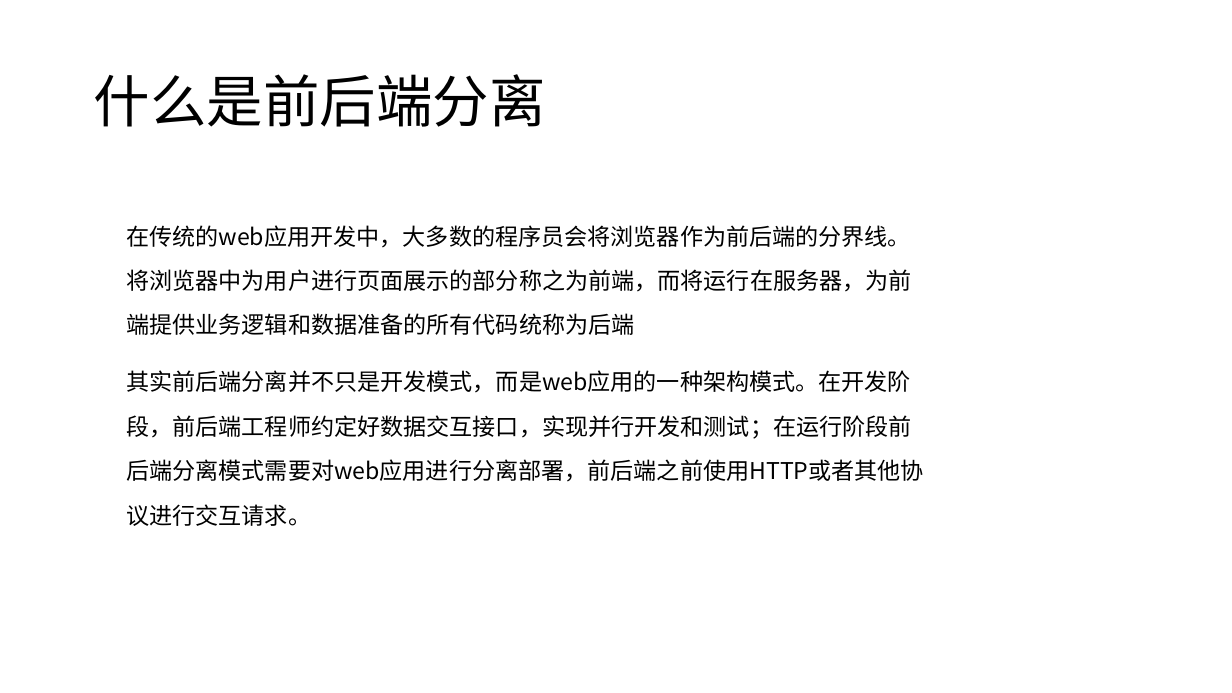
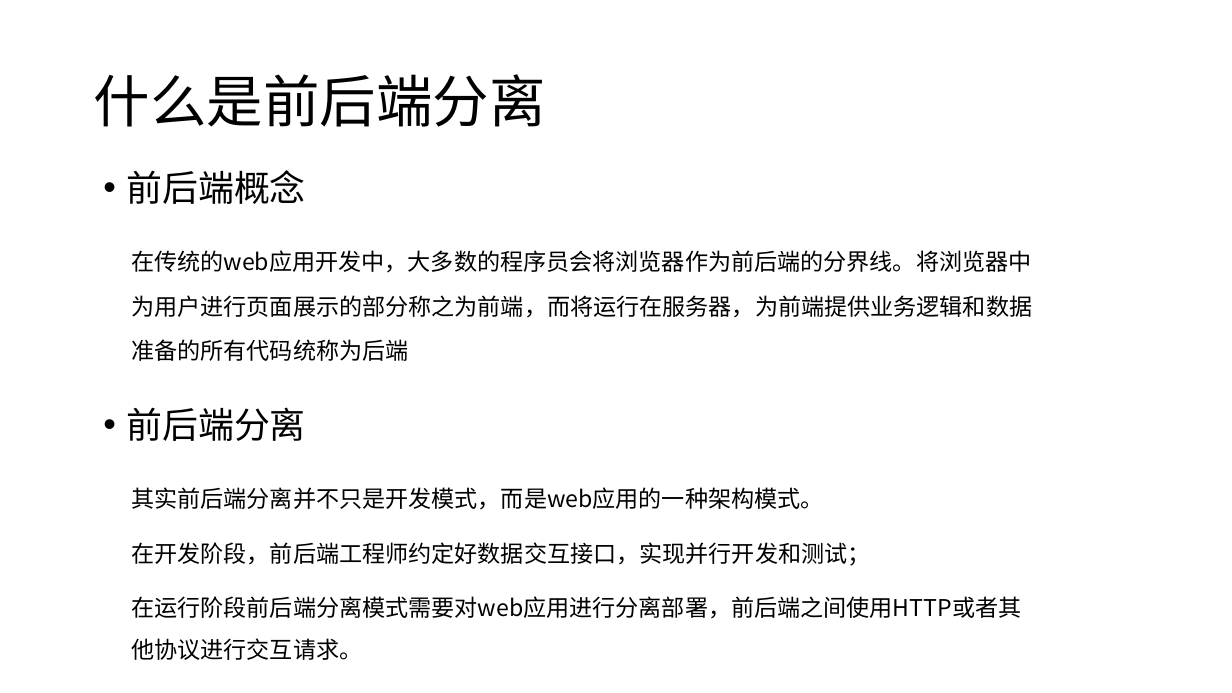
Before and after one commit to candisecandise/gitpractice, a slide deck: slide 4 of 前后端分离初探.pptx. Drawn at 1232x693 pixels with LibreOffice and Linux fonts; fonts in the diff are those of the drawing. Boxes give left, top, right and bottom in pixels: in the first picture for what was removed or moved away, otherwise in the second. Text is boxed around its words. In the diff, an @@ line names an element or a change of style, - is before the commit and + after.

```diff
--- a/前后端分离初探.pptx
+++ b/前后端分离初探.pptx
@@ text added at (126, 170, 305, 204), 28 pt, text #000000 @@
+• 前后端概念
@@ text "在传统的web应用开发中，大多数的程序员会将浏览器作为前后端的分界线。将浏览器中为用户进行页面展示的部分称之为前端，而将 ...": place and size @@
-text "在传统的web应用开发中，大多数的程序员会将浏览器作为前后端的分界线。将浏览器中为用户进行页面展示的部分称之为前端，而将 ..." at (126, 225, 924, 526)
+text "在传统的web应用开发中，大多数的程序员会将浏览器作为前后端的分界线。将浏览器中为用户进行页面展示的部分称之为前端，而将 ..." at (131, 250, 1032, 361)
@@ text at (126, 370, 924, 526): paragraph removed @@
-其实前后端分离并不只是开发模式，而是web应用的一种架构模式。在开发阶段，前后端工程师约定好数据交互接口，实现并行开发和测试；在运行阶段前后端分离模式需要对web应用进行分离部署，前后端之前使用HTTP或者其他协议进行交互请求。
@@ text added at (126, 407, 305, 441), 28 pt, text #000000 @@
+• 前后端分离
@@ text added at (131, 487, 1021, 660), 18 pt, text #000000 @@
+其实前后端分离并不只是开发模式，而是web应用的一种架构模式。
+在开发阶段，前后端工程师约定好数据交互接口，实现并行开发和测试；
+在运行阶段前后端分离模式需要对web应用进行分离部署，前后端之间使用HTTP或者其他协议进行交互请求。
```
Also in this commit, not shown: 1 other slide changed, 2 slides added, 6 other files.
